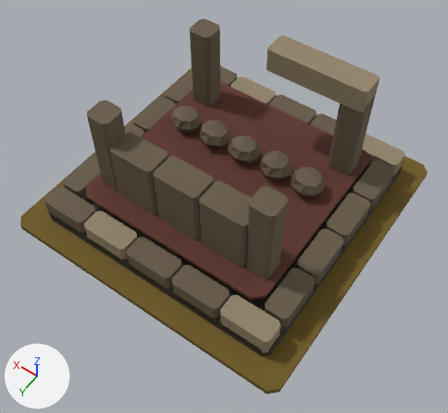
The glTF model art/sunken-chapel_t1/sunken-chapel_t1.glb as it was, and as the next commit left it.
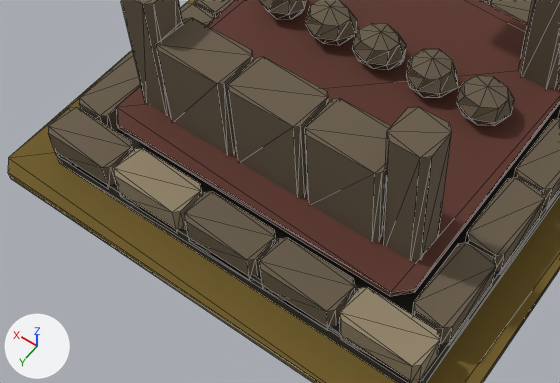
Old and new are each drawn whole from a 50 mm camera at (-1.77, 2.55, 3.85) aimed at (-0.15, 0.29, 0.31) and again close up on the part from 4% to 79% of the width and 29% to 85% of the height. The lights are fixed; the arrows at lower left show +X, +Y and +Z. The last two pictures show the newer version. The close-ups show mesh edges as thin lines.

In view in the first close-up: 'MMR | sunken-chapel | T01 Architecture.001', 'MMR | sunken-chapel | Tier 01 Ground.001'.
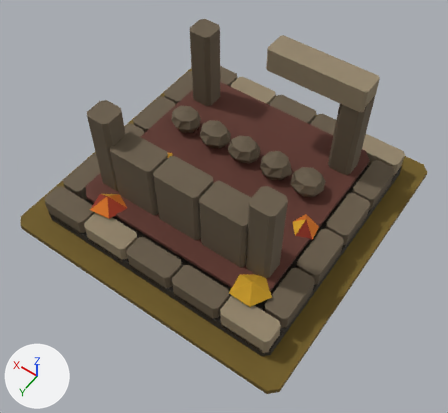
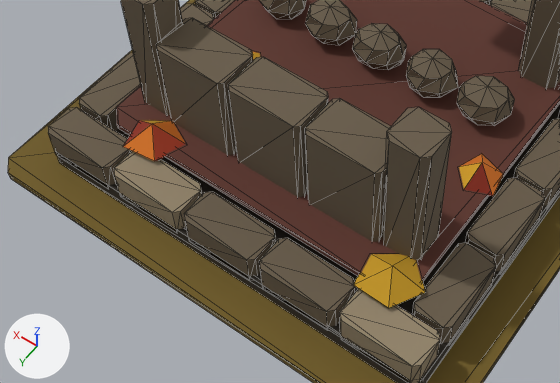
What the commit changed:
Mesh me_mmr___sunken_chapel___t01_autumn_dressing_001 is new.
It has 30 vertices, 25 faces and spans x -0.84..0.67, y 0.0..0.88, z 0.24..0.35.
It uses material mat_mmr___shared_palette_atlas (picture img_mmr_shared_color_palette_64).
Object 'MMR | sunken-chapel | T01 Autumn Dressing.001' (ob_mmr___sunken_chapel___t01_autumn_dressing_001) is new; it shows me_mmr___sunken_chapel___t01_autumn_dressing_001.
Its location is (0.0, 0.0, 0.05).

Location of each change, (x1, y1, x2, y2) in pixels of the close-ups (560 x 383 px):
'MMR | sunken-chapel | T01 Autumn Dressing.001', added
    after: (123, 51, 504, 308)
